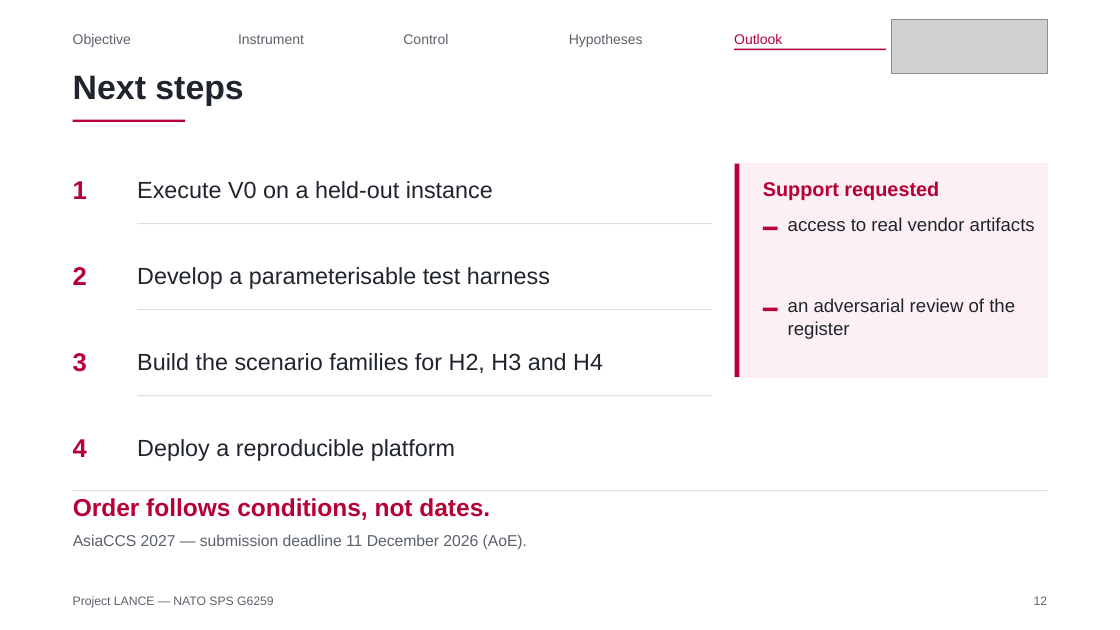
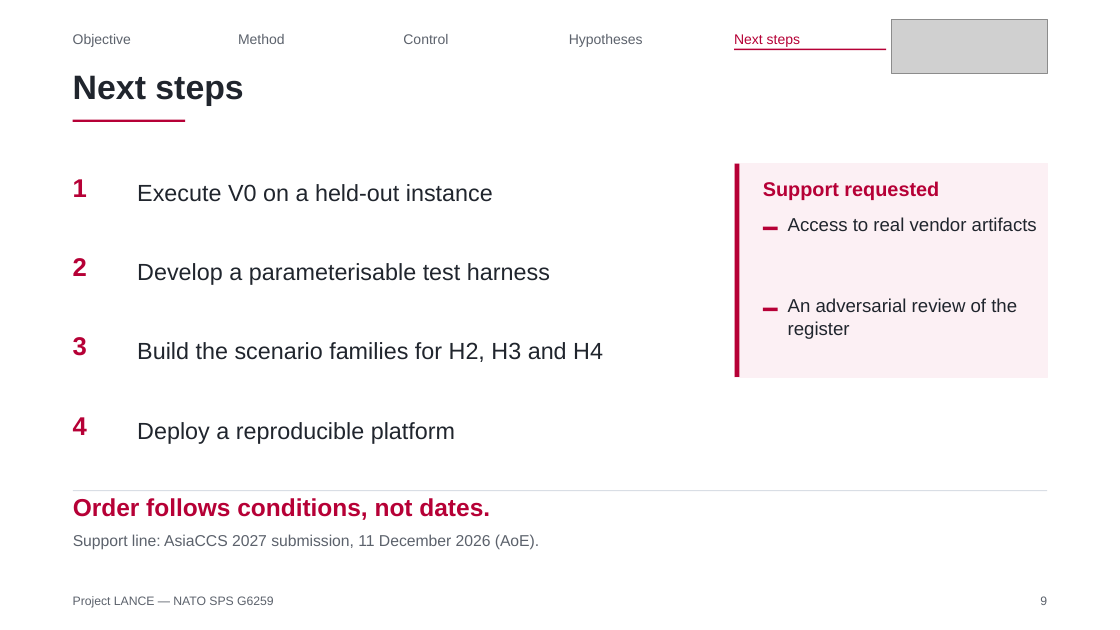
Before and after one commit to Tanguyvans/LANCE, a slide deck: slide 9 of objectifs/presentation-2026-10-23/slides.pptx (slide 12 before the commit). Drawn at 1120x630 pixels with LibreOffice and Linux fonts; fonts in the diff are those of the drawing; grey boxes stand for pictures. Boxes give left, top, right and bottom in pixels: in the first picture for what was removed or moved away, otherwise in the second. Text is boxed around its words. In the diff, an @@ line names an element or a change of style, - is before the commit and + after.

```diff
--- a/objectifs/presentation-2026-10-23/slides.pptx
+++ b/objectifs/presentation-2026-10-23/slides.pptx
@@ text at bbox=[238, 34, 285, 44]: text changed @@
-Instrument
+Method
@@ text at bbox=[734, 34, 800, 47]: text changed @@
-Outlook
+Next steps
@@ rectangle removed at bbox=[137, 223, 712, 224] @@
@@ text at bbox=[788, 217, 1037, 231]: text changed @@
-access to real vendor artifacts
+Access to real vendor artifacts
@@ text "2": place and size @@
-text "2" at bbox=[73, 267, 87, 285]
+text "2" at bbox=[73, 258, 87, 276]
@@ text "Develop a parameterisable test harness": place and size @@
-text "Develop a parameterisable test harness" at bbox=[137, 267, 550, 289]
+text "Develop a parameterisable test harness" at bbox=[137, 263, 550, 285]
@@ text at bbox=[788, 298, 1017, 339]: text changed @@
-an adversarial review of the register
+An adversarial review of the register
@@ text "3": place and size @@
-text "3" at bbox=[73, 353, 87, 372]
+text "3" at bbox=[73, 337, 87, 356]
@@ text "Build the scenario families for ...": place and size @@
-text "Build the scenario families for ..." at bbox=[137, 353, 603, 373]
+text "Build the scenario families for ..." at bbox=[137, 342, 603, 362]
@@ rectangle removed at bbox=[137, 309, 712, 310] @@
@@ text "4": place and size @@
-text "4" at bbox=[73, 439, 87, 457]
+text "4" at bbox=[73, 417, 87, 435]
@@ text "Deploy a reproducible platform": place and size @@
-text "Deploy a reproducible platform" at bbox=[137, 439, 455, 461]
+text "Deploy a reproducible platform" at bbox=[137, 422, 455, 444]
@@ rectangle removed at bbox=[137, 395, 712, 396] @@
@@ text at bbox=[73, 534, 539, 550]: text changed @@
-AsiaCCS 2027 — submission deadline 11 December 2026 (AoE).
+Support line: AsiaCCS 2027 submission, 11 December 2026 (AoE).
@@ text at bbox=[1040, 596, 1047, 605]: text changed @@
-12
+9
```
Also in this commit, not shown: 9 other slides changed, 3 slides removed, 3 other files.
